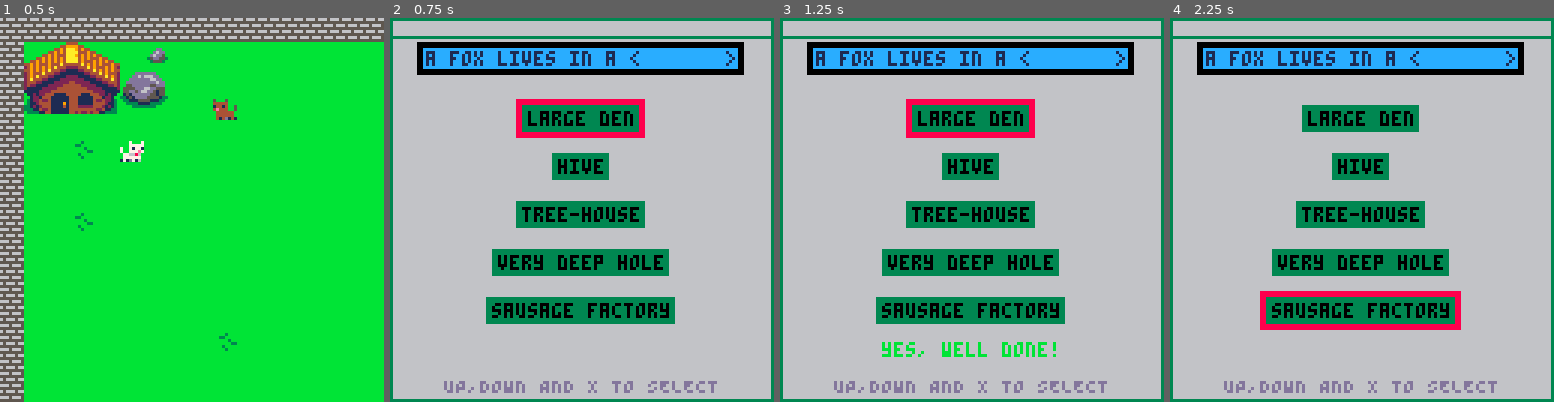
Above: before the commit, frames 1-4 (left to right).
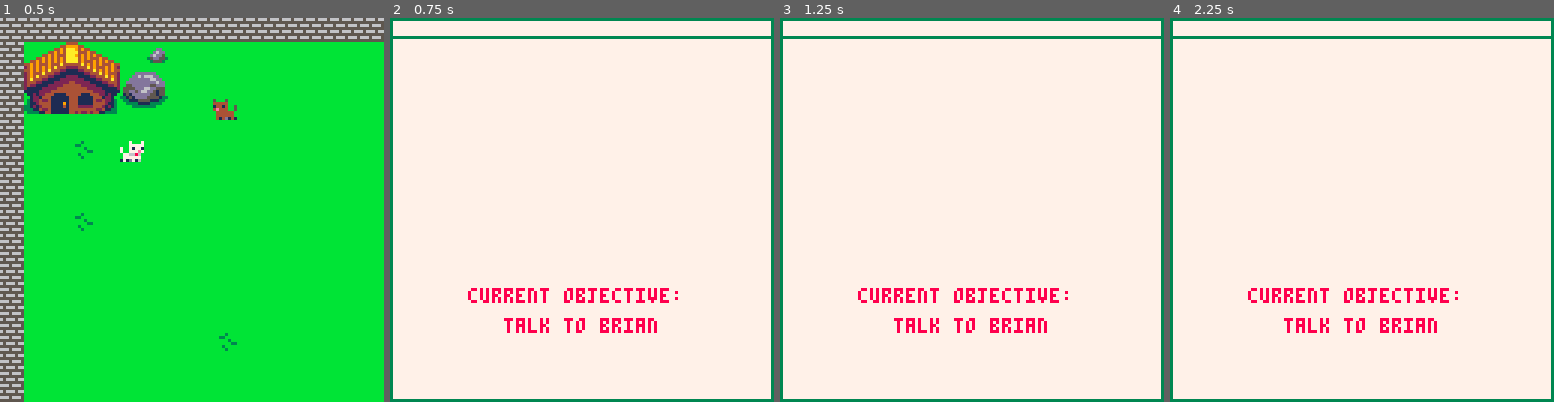
Above: after the commit, the same moments.

Repository: Mackeriah/FurlockBones-game
Game: PICO-8 cartridge furlock bones.p8
Same seed, same stepped clock (60 frames per second), same inputs: the game is played once before the commit and once after it.
Inputs:
- Up to frame 1 (0.5 s): tap X (X key) at 0.33 s
- Up to frame 2 (0.75 s): tap O (Z key) at 0.7 s
- Up to frame 3 (1.25 s): tap X (X key) at 1.07 s
- Up to frame 4 (2.25 s): hold Right 1.6-2.1 s; tap O (Z key) at 1.7, 2.1 s; tap X (X key) at 1.85 s; hold Up from 2.15 s (still down)

Frame 1 is identical in both runs. In frame 2, 96% of the frame differs, in the area x 0-100%, y 0-100%; in frame 3, 96%; in frame 4, 96%.

Commit message:
objectives
- added objectives state system
- objective UI

Diff:
--- a/furlock bones.p8
+++ b/furlock bones.p8
@@ -31,6 +31,8 @@
 	init_wordgame()
 	poke(0x5f5c, 255) -- this means a held button (btnp) only registers once
 	create_inventory()
+	lost_animals()
+	currentObjective = "talk to brian"
 end
 
 function init_music()
@@ -73,7 +75,7 @@
 	if activeGame == false then draw_menu() end
 	if activeGame == true then draw_game() end
 	-- player.x-20,player.y-20,8
-	-- print("x: "..player.x-20,player.y-20,8)
+	--print("lostAnimal: "..lostAnimal,player.x-20,player.y-20,8)
 end
 
 function draw_menu()
@@ -141,7 +143,17 @@
 function create_inventory()
 	inventory={}
 	show_inventory = false
-	inventory.state = "questions"
+	inventory.state = "objectives"
+end
+
+function lost_animals()
+	animal = {}
+	--animal.x = 100
+	--animal.y = 100
+	--animal.sprite = 1
+	--animal.direction = -1
+	animal.list = {"fox", "red panda"}
+	animal.active = 1
 end
 
 function on_inventory_button_press()
@@ -158,15 +170,16 @@
 
 function draw_inventory()
 	-- draw inventory
-	if (inventory.state == "top") then
+	if (inventory.state == "objectives") then
 		rectfill(0, 0, 127, 127, 7) -- fill screen
-		rect(0, 0, 127, 127, 3) -- screen border
-		rect(0, 0, 127, 6, 3) -- top heading
-	elseif (inventory.state == "questions") then
+		rect(0, 0, 127, 127, 3) -- border
+		rect(0, 0, 127, 6, 3) -- heading
+		display_objectives()
+	elseif (inventory.state == "display wordgame") then
 		launch_wordgame()
 		rectfill(0, 0, 127, 127, 6) -- fill screen
-		rect(0, 0, 127, 127, 3) -- screen border
-		rect(0, 0, 127, 6, 3) -- top heading
+		rect(0, 0, 127, 127, 3) -- border
+		rect(0, 0, 127, 6, 3) -- heading
 	end
 end
 
@@ -559,6 +572,7 @@
 			end
 		elseif conversation_state == "level2" and conversation.character == "brian" then
 			new_conversation({"i dont have anything","else to say!","bye!"})
+			currentObjective = "talk to wise old owl"
 			if (btnp(❎)) then
 				conversation_state = "none"
 			end
@@ -571,6 +585,8 @@
 			end
 		elseif conversation_state == "level2" and conversation.character == "owl" then
 			new_conversation({"hurrumph!"})
+			currentObjective = "collect torn page pieces"
+			inventory.state = "display wordgame"
 			if (btnp(❎)) then
 				conversation_state = "none"
 			end
@@ -642,6 +658,11 @@
 	end
 end
 
+function display_objectives()
+	print_centered("current objective: ",90,8)
+	print_centered(currentObjective,100,8)
+end
+
 -->8
 -- word game functions
 function init_wordgame()
@@ -662,13 +683,20 @@
 end
 
 function launch_wordgame()
-	store_wordgame_questions({"a fox lives in a <       >"})
-	store_wordgame_answers({"large den", "hive", "tree-house","very deep hole","sausage factory"})
-	wordgame.correct_answer = 1
+	lostAnimal = animal.list[animal.active]
+	if lostAnimal == "fox" then
+		store_wordgame_questions({"a fox lives in a <       >"})
+		store_wordgame_answers({"large den", "hive", "tree-house","very deep hole","sausage factory"})
+		wordgame.correct_answer = 1
+	elseif lostAnimal == "red panda" then
+		store_wordgame_questions({"a red panda lives in a <       >"})
+		store_wordgame_answers({"large den", "hive", "tree-house","very deep hole","sausage factory"})
+		wordgame.correct_answer = 3
+	end
 end
 
 function draw_wordgame_questions() -- based on draw_conversation
--- ** QUESTION LOGIC**
+ -- ** QUESTION LOGIC**
 	local maxTextWidth = 0
 	for i=1, #wordgame.string do -- the # gets array length
 		if #wordgame.string[i] > maxTextWidth then -- loop through array and find longest text element
@@ -698,7 +726,7 @@
 		print(txt, tx, ty, 1)
 	end
 
--- ** ANSWER LOGIC **
+ -- ** ANSWER LOGIC **
 	-- #wordgame.pages_answers this is how many answers there are and thus how many boxes we need
 
 	-- determine longest line of text
@@ -759,7 +787,9 @@
 
 	-- check if correct
 	if (btnp(❎)) then
-		if wordgame.pages_selection == wordgame.correct_answer then correct = true
+		if wordgame.pages_selection == wordgame.correct_answer then
+			correct = true
+			animal.active += 1
 		else correct = false end
 	end
 end
